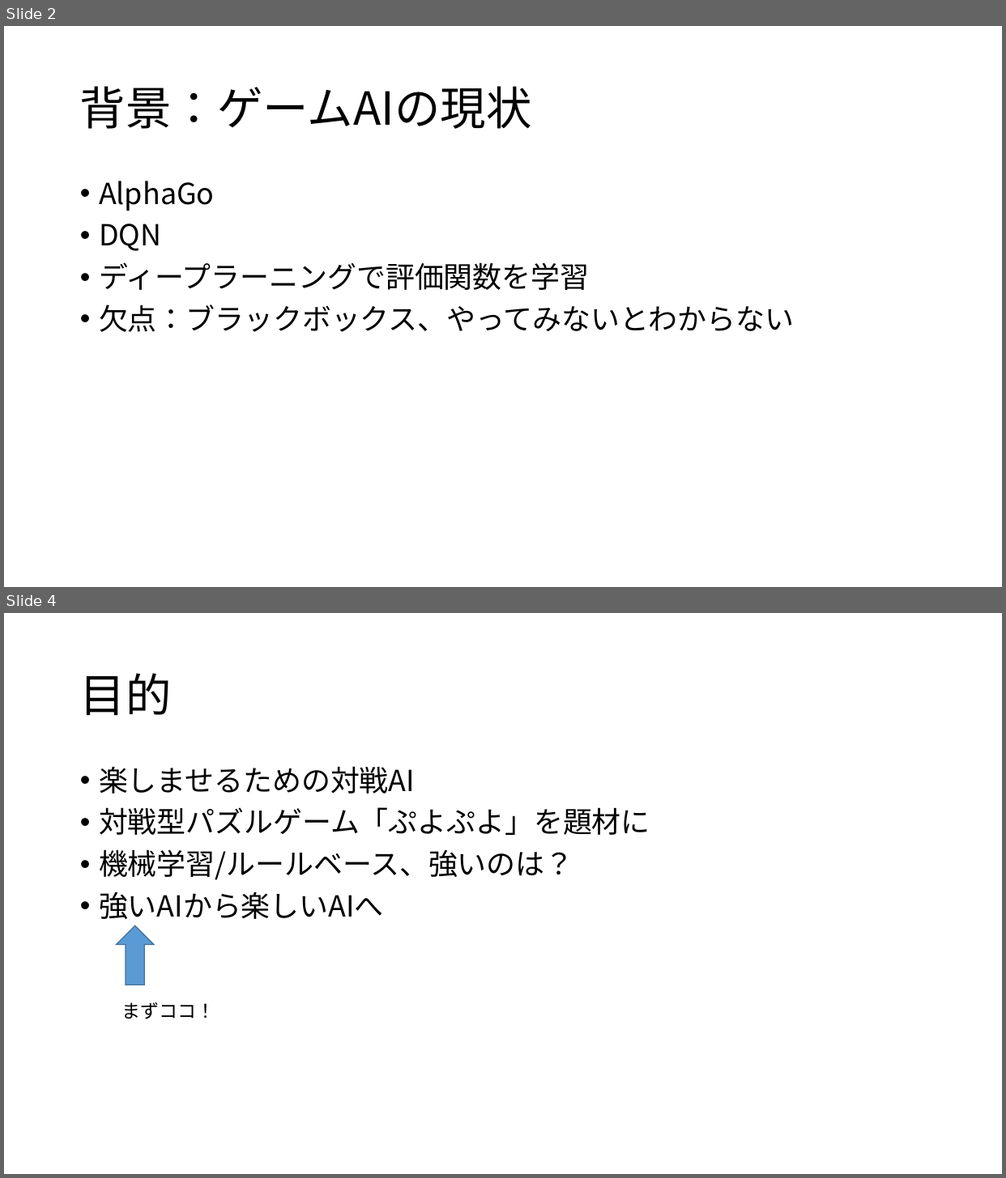
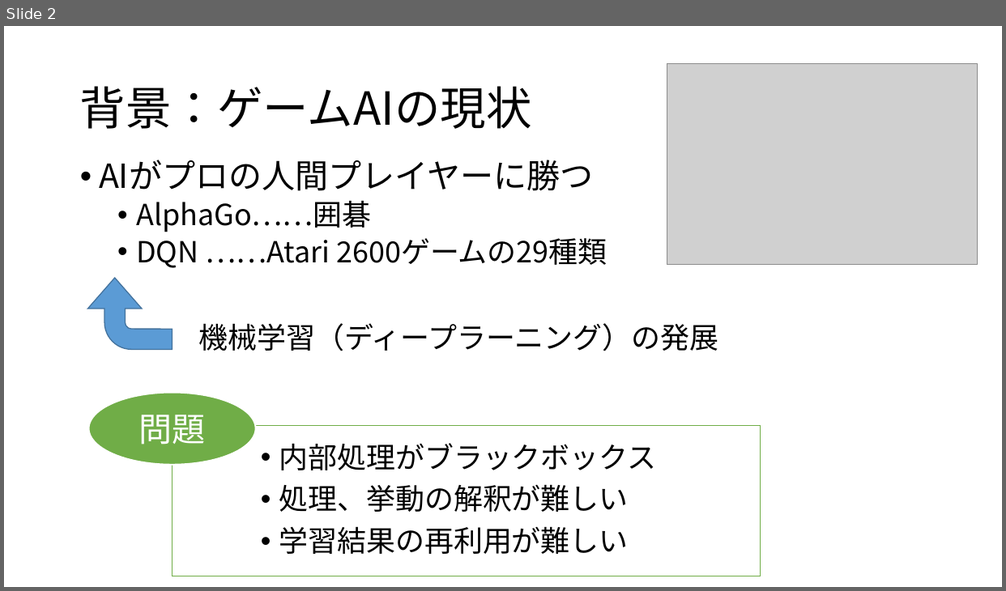
Before and after one commit to hshibasawa7/graduation-thesis, a slide deck: happyou/soturonHappyou.pptx. Shown one above the other, each under a label of ours: slides 2 and 4 before the commit, slide 2 after it; the slides between them are not shown. The pictures are 1006x1178 and 1006x591 pixels, drawn with LibreOffice and Linux fonts; fonts in the diff are those of the drawing; grey boxes stand for pictures. Boxes give left, top, right and bottom in pixels: in the first picture for what was removed or moved away, otherwise in the second. Text is boxed around its words. In the diff, an @@ line names an element or a change of style, - is before the commit and + after.

```diff
--- a/happyou/soturonHappyou.pptx
+++ b/happyou/soturonHappyou.pptx
@@ slide 4 removed at bbox=[4, 613, 1002, 1174], background #FFFFFF @@
@@ title removed at bbox=[80, 673, 172, 716] @@
-目的
@@ text removed at bbox=[99, 766, 650, 919] @@
-• 楽しませるための対戦AI
-• 対戦型パズルゲーム「ぷよぷよ」を題材に
-• 機械学習/ルールベース、強いのは？
-• 強いAIから楽しいAIへ
@@ up arrow removed at bbox=[117, 926, 154, 985] @@
@@ text removed at bbox=[121, 1003, 215, 1020] @@
-まずココ！
@@ slide 2 changed as well @@
@@ picture added at bbox=[667, 64, 977, 265] @@
@@ text at bbox=[99, 160, 607, 268]: text changed @@
-• AlphaGo
-• DQN
-• ディープラーニングで評価関数を学習
-• 欠点：ブラックボックス、やってみないとわからない
+• AIがプロの人間プレイヤーに勝つ
+  • AlphaGo……囲碁
+  • DQN ……Atari 2600ゲームの29種類
@@ bent arrow added at bbox=[88, 278, 172, 350], fill #5B9BD5, outline #43739E 1 pt @@
@@ text added at bbox=[199, 323, 718, 352], 28 pt, text #000000 @@
+機械学習（ディープラーニング）の発展
@@ ellipse added at bbox=[88, 393, 256, 466], fill #70AD47, outline #FFFFFF 1.5 pt, 32 pt, text #FFFFFF @@
+問題
@@ rectangle added at bbox=[172, 426, 761, 576], fill #FFFFFF, outline #70AD47 1 pt, 28 pt, text #000000 @@
+• 内部処理がブラックボックス
+• 処理、挙動の解釈が難しい
+• 学習結果の再利用が難しい
```
Also in this commit, not shown: 7 other slides changed, 3 slides added, 4 other slides removed, 3 other files.
